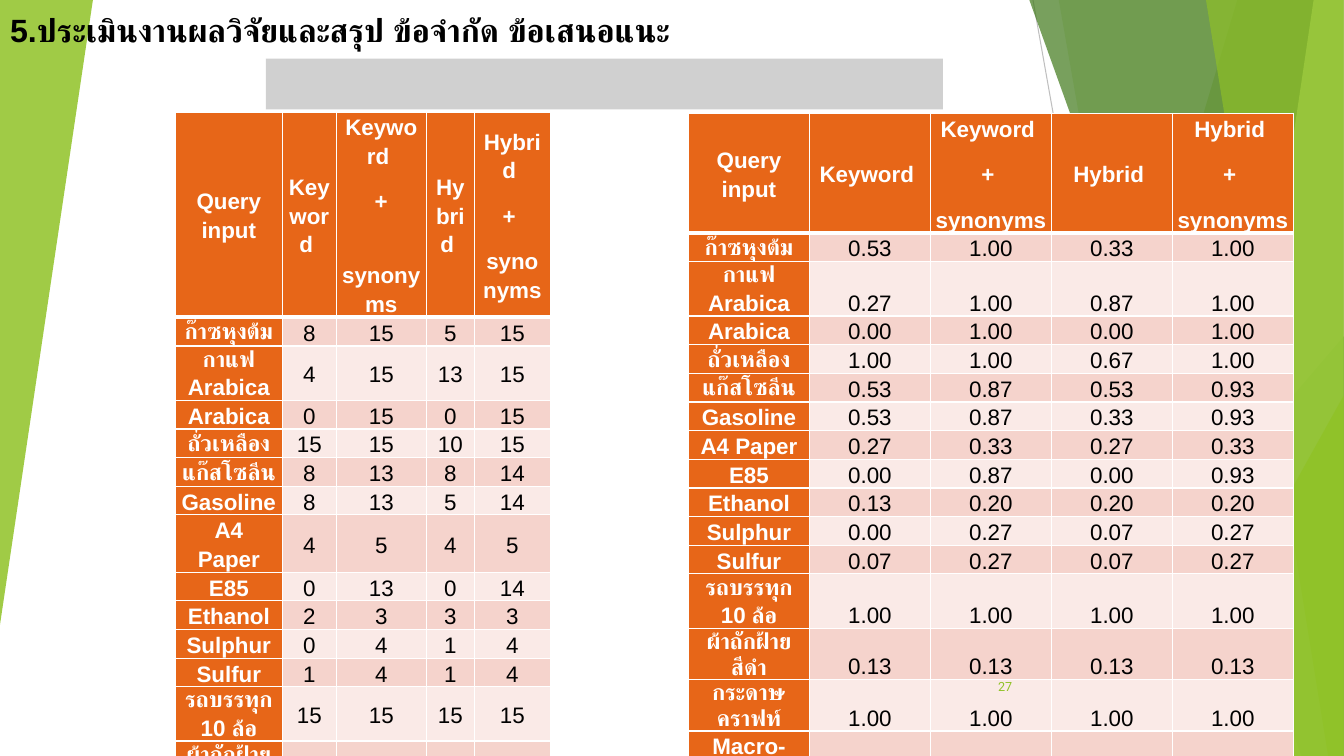
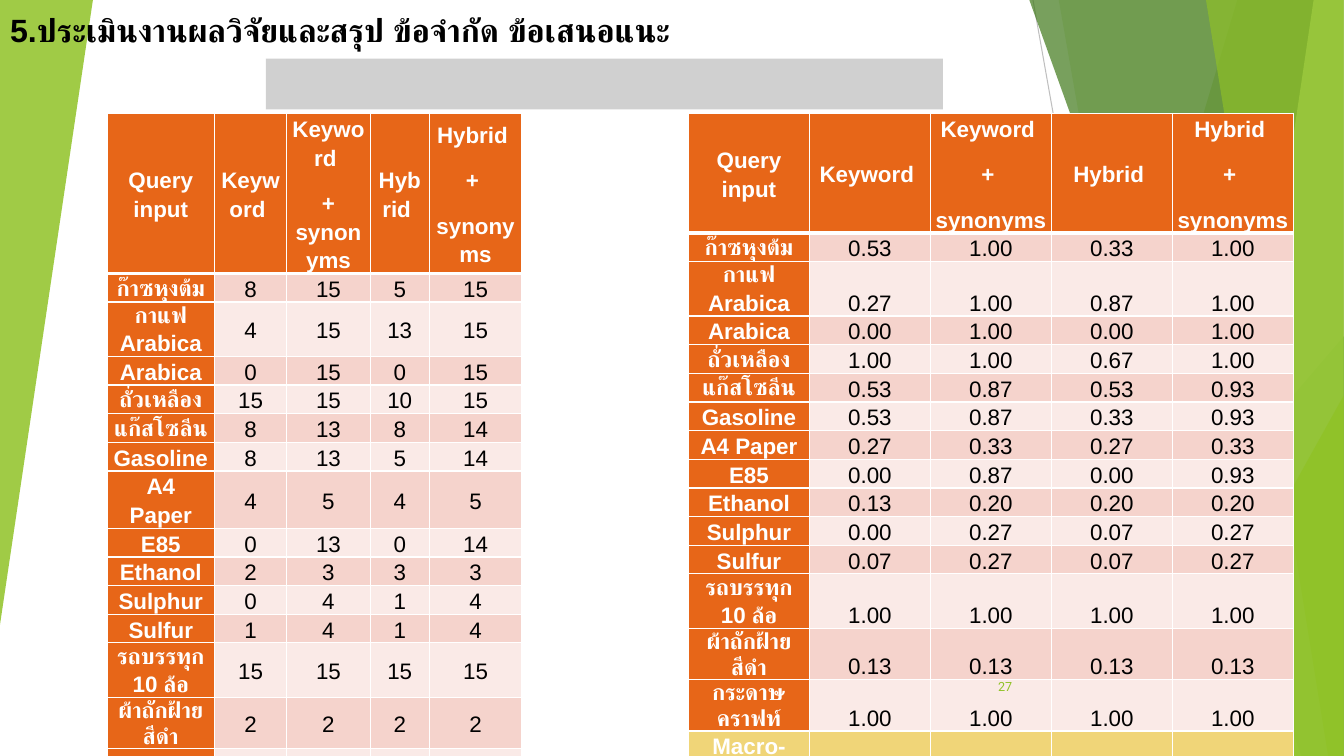
Before and after one commit to nanutnutna/thesis_ef, a slide deck: slide 27 of proposal/Now.pptx. Drawn at 1344x756 pixels with LibreOffice and Linux fonts; fonts in the diff are those of the drawing; grey boxes stand for pictures. Boxes give left, top, right and bottom in pixels: in the first picture for what was removed or moved away, otherwise in the second. Text is boxed around its words. In the diff, an @@ line names an element or a change of style, - is before the commit and + after.

```diff
--- a/proposal/Now.pptx
+++ b/proposal/Now.pptx
@@ table at (107, 114, 522, 753) @@
-row 1, column 3: Keyword / + / synonyms
+row 1, column 3: Keyword / + synonyms
@@ table: place and size @@
-table at (175, 112, 549, 746)
+table at (107, 114, 522, 753)
@@ table at (689, 114, 1294, 756) @@
@@ fill #E76618 to #F0D578 in row 16, column 1 @@
@@ fill #F6D3CC to #F0D578 in 4 cells @@
```
Also in this commit, not shown: 6 other slides changed, 9 other files.
